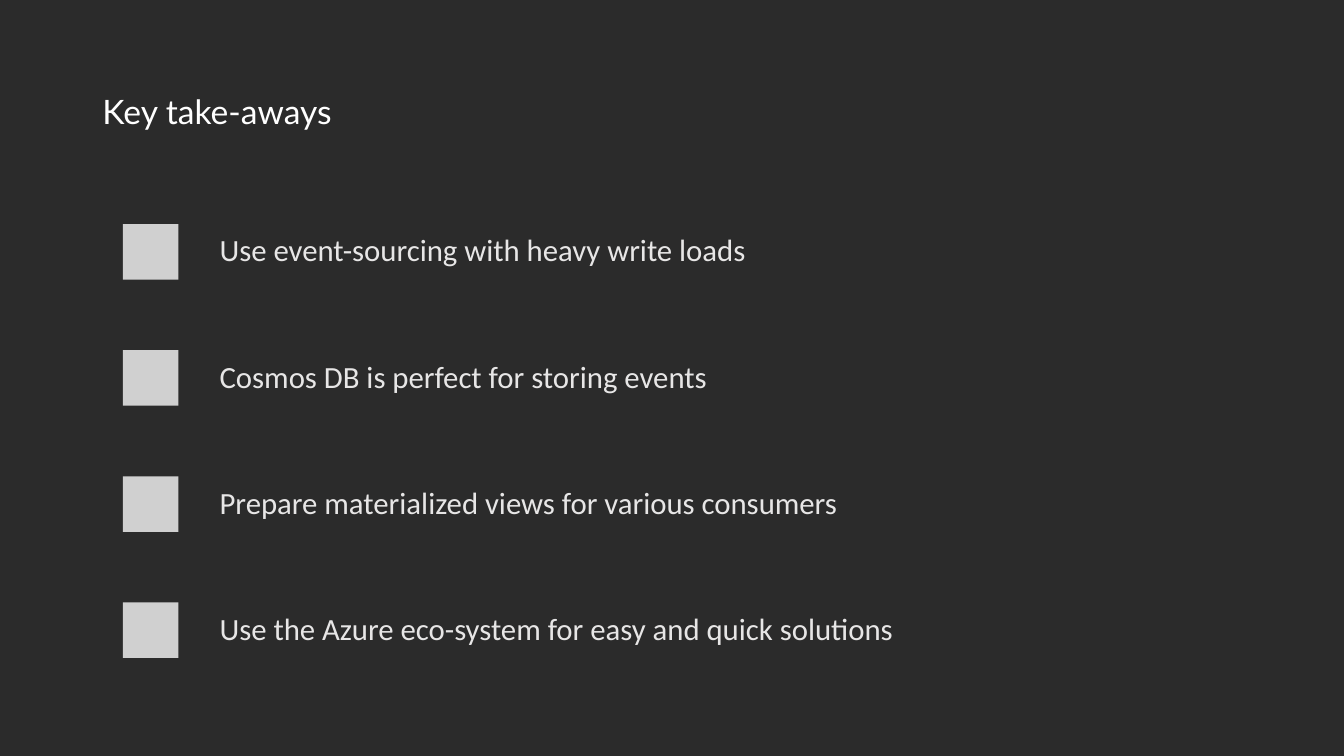
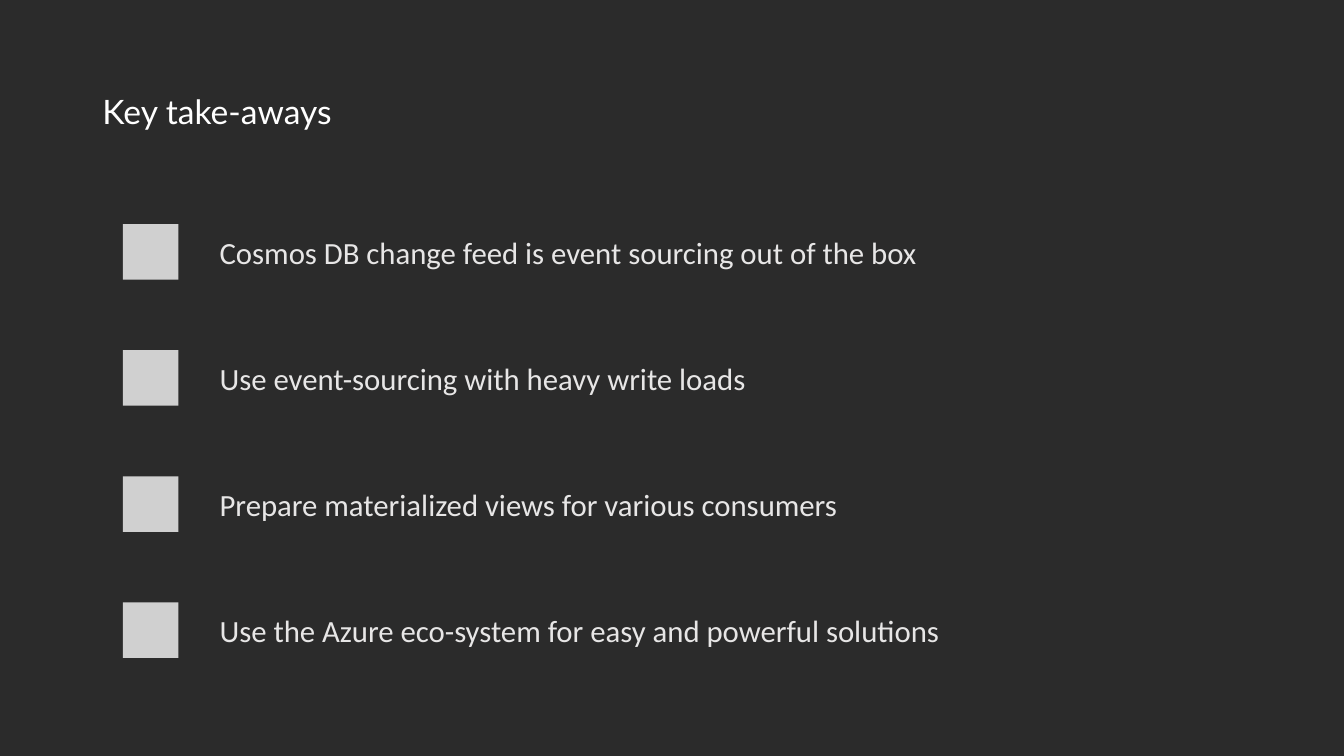
Before and after one commit to EldertGrootenboer/Implementing-an-Event-Sourcing-strategy-on-Azure, a slide deck: slide 31 of Implementing an Event Sourcing strategy on Azure.pptx. Drawn at 1344x756 pixels with LibreOffice and Linux fonts; fonts in the diff are those of the drawing; grey boxes stand for pictures; background and template pictures are left out; a plain dark background stands for a picture behind light text. Boxes give left, top, right and bottom in pixels: in the first picture for what was removed or moved away, otherwise in the second. Text is boxed around its words. In the diff, an @@ line names an element or a change of style, - is before the commit and + after.

Commit message:
Updated slides

```diff
--- a/Implementing an Event Sourcing strategy on Azure.pptx
+++ b/Implementing an Event Sourcing strategy on Azure.pptx
@@ text added at box(220, 242, 916, 270), 22 pt, text #E7E6E6 @@
+Cosmos DB change feed is event sourcing out of the box
@@ text "Use event-sourcing with heavy write ..." at box(220, 368, 745, 396): line spacing 0.9 to 1 @@
@@ text "Use event-sourcing with heavy write ...": place and size @@
-text "Use event-sourcing with heavy write ..." at box(220, 239, 745, 267)
+text "Use event-sourcing with heavy write ..." at box(220, 368, 745, 396)
@@ text removed at box(220, 367, 706, 394) @@
-Cosmos DB is perfect for storing events
@@ text "Prepare materialized views for various ..." at box(220, 494, 837, 521): line spacing 0.9 to 1 @@
@@ text at box(220, 620, 939, 647): text changed @@
-Use the Azure eco-system for easy and quick solutions
+Use the Azure eco-system for easy and powerful solutions
```
Also in this commit, not shown: 2 other slides changed.
